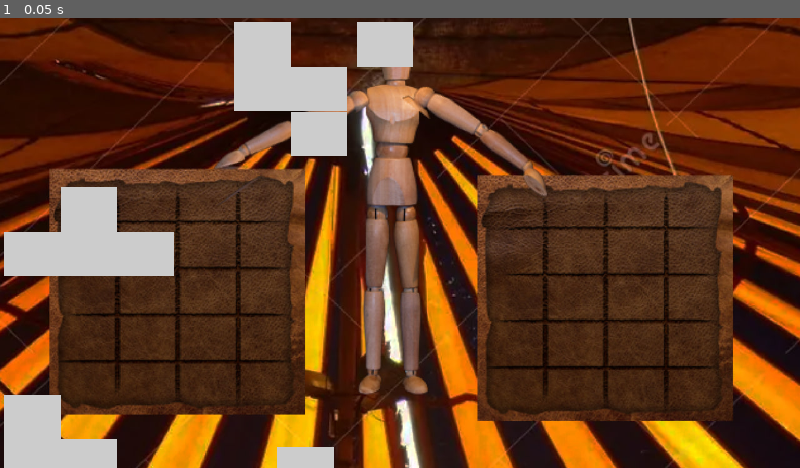
Above: before the commit, frame 1.
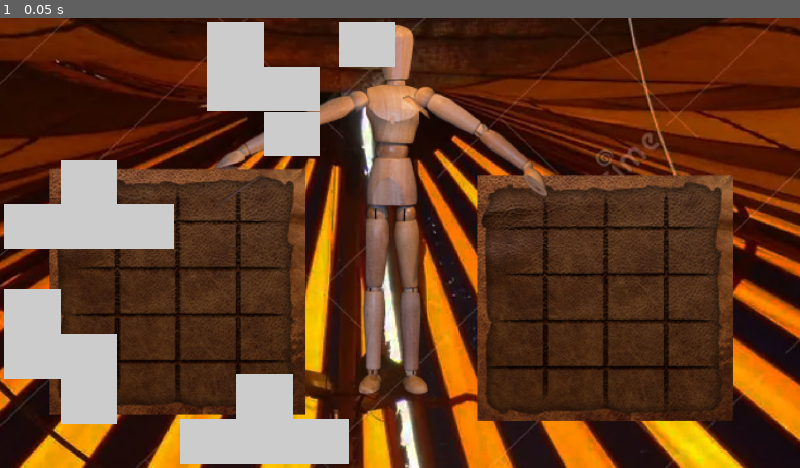
Above: after the commit, the same moment.

Repository: Ultragliass/equilibrium
Game: Godot game, scene res://scenes/Main.tscn
Two runs of this game, one before a commit and one after it. Both use one fixed random seed, a clock stepped at 60 frames per second and the inputs below.
Inputs:
- Up to frame 1 (0.05 s): no input

The runs differ from the first frame. In frame 1, 12% of the frame differs, in the area x 0-52%, y 0-100%.

Commit message:
Change item scatter logic.

Diff:
--- a/scripts/functions.gd
+++ b/scripts/functions.gd
@@ -1,7 +1,7 @@
 extends Node
 
 func _calculate_drag_item_size():
-	var item = Global.get_drag_item()
+	var item = Global.drag_item
 
 	var item_width = item.shape[0].size() * Global.cell_size.width
 	var item_height = item.shape.size() * Global.cell_size.height
--- a/scripts/global.gd
+++ b/scripts/global.gd
@@ -2,9 +2,20 @@
 
 signal dragging_item(item)
 
+enum SCATTER_POSITIONS {
+	TOP,
+	BOTTOM,
+	LEFT,
+	RIGHT
+}
+
 const WEEKDAY_GRID_SLOTS = {"rows": 5, "columns": 4}
 
-var drag_item: Node
+var drag_item: Node:
+	set(item):
+		drag_item = item
+		emit_signal("dragging_item", item)
+
 
 var cell_size = {
 	"width": 100,
@@ -76,11 +87,3 @@
 	var WeekdayGridManager = get_node("/root/Main/WeekdayGridManager")
 	cell_size.width = WeekdayGridManager.size.x / WEEKDAY_GRID_SLOTS.columns
 	cell_size.height = WeekdayGridManager.size.y / WEEKDAY_GRID_SLOTS.rows
-
-
-func set_drag_item(item: Node):
-	drag_item = item
-	emit_signal("dragging_item", item)
-
-func get_drag_item():
-	return drag_item
--- a/scripts/grid_manager.gd
+++ b/scripts/grid_manager.gd
@@ -70,7 +70,7 @@
 
 func _can_drop_data(_pos, data):
 	if data is Control:
-		var dragging_item = Global.get_drag_item()
+		var dragging_item = Global.drag_item
 		var grid_coords = get_grid_coordinates(get_global_mouse_position())
 
 		if dragging_item and can_place_item_at(grid_coords.x, grid_coords.y, dragging_item):
--- a/scripts/item.gd
+++ b/scripts/item.gd
@@ -22,7 +22,7 @@
 
 
 func _get_drag_data(_at_position):
-	Global.set_drag_item(self)
+	Global.drag_item = self
 
 	var drag_preview = duplicate()
 	drag_preview.init(shape)
--- a/scripts/main.gd
+++ b/scripts/main.gd
@@ -20,14 +20,26 @@
 func scatter_item(item: Control):
 	var screen_size = get_viewport_rect().size
 	var scatter_position = Vector2()
+	var margin = SCATTER_ITEMS_SCREEN_MARGIN
 
 	while true:
 		var edge = randi() % 4
+		var item_width = item.shape[0].size() * Global.cell_size.width
+		var item_height = item.shape.size() * Global.cell_size.height
+
 		match edge:
-			0: scatter_position = Vector2(randf_range(0, screen_size.x - item.size.x), SCATTER_ITEMS_SCREEN_MARGIN)
-			1: scatter_position = Vector2(randf_range(0, screen_size.x - item.size.x), screen_size.y - item.size.y - SCATTER_ITEMS_SCREEN_MARGIN)
-			2: scatter_position = Vector2(SCATTER_ITEMS_SCREEN_MARGIN, randf_range(0, screen_size.y - item.size.y))
-			3: scatter_position = Vector2(screen_size.x - item.size.x - SCATTER_ITEMS_SCREEN_MARGIN, randf_range(0, screen_size.y - item.size.y))
+			Global.SCATTER_POSITIONS.TOP: scatter_position = Vector2(
+				randf_range(margin, screen_size.x - item_width - margin),
+				margin)
+			Global.SCATTER_POSITIONS.BOTTOM: scatter_position = Vector2(
+				randf_range(margin, screen_size.x - item_width - margin),
+				screen_size.y - item_height - margin)
+			Global.SCATTER_POSITIONS.LEFT: scatter_position = Vector2(
+				margin,
+				randf_range(margin, screen_size.y - item_height - margin))
+			Global.SCATTER_POSITIONS.RIGHT: scatter_position = Vector2(
+				screen_size.x - item_width - margin,
+				randf_range(margin, screen_size.y - item_height - margin))
 
 		var is_overlapping = false
 		for scattered_item_position in scattered_item_positions:
